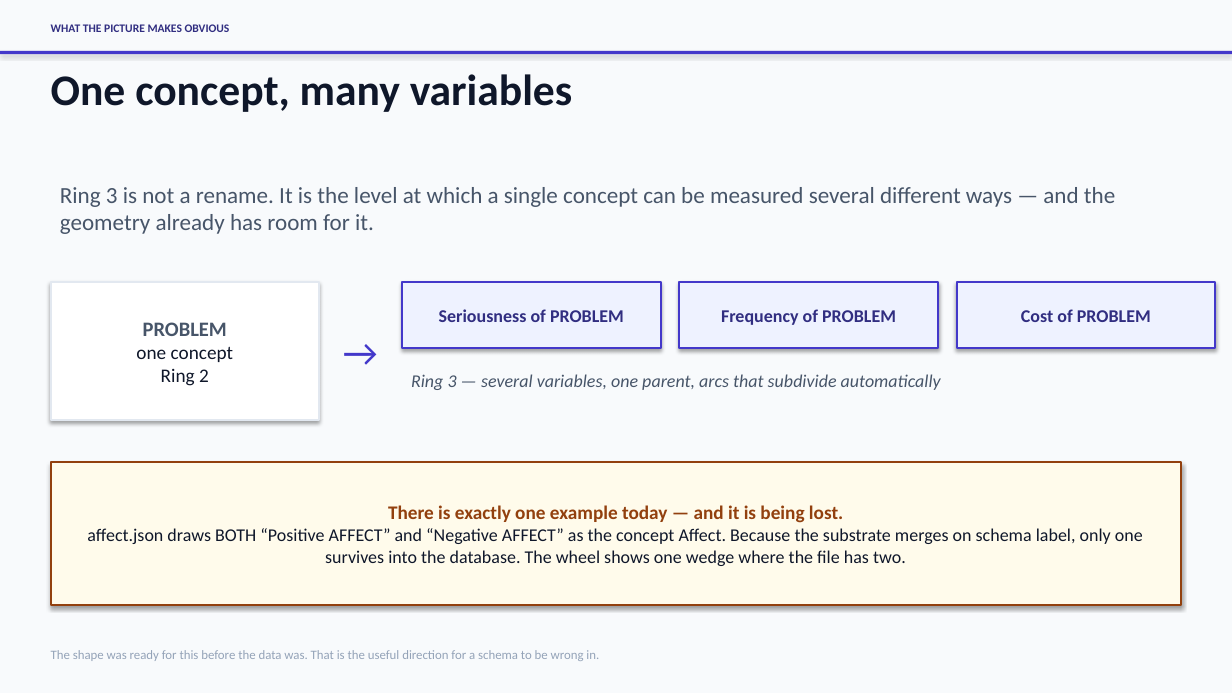
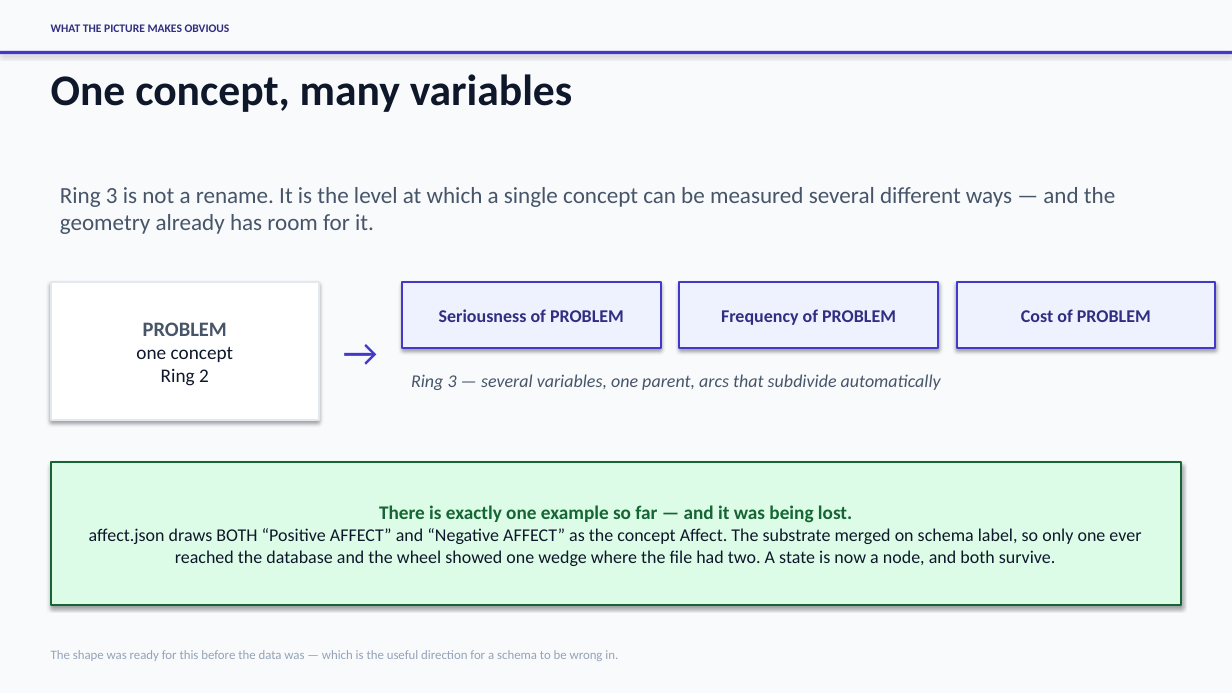
Before and after one commit to marpie1/rcn, a slide deck: slide 8 of tools/rcn-schema-sunburst-intro.pptx. Drawn at 1232x693 pixels with LibreOffice and Linux fonts; fonts in the diff are those of the drawing. Boxes give left, top, right and bottom in pixels: in the first picture for what was removed or moved away, otherwise in the second. Text is boxed around its words. In the diff, an @@ line names an element or a change of style, - is before the commit and + after.

```diff
--- a/tools/rcn-schema-sunburst-intro.pptx
+++ b/tools/rcn-schema-sunburst-intro.pptx
@@ rectangle "There is exactly one example ..." at bbox=[51, 462, 1181, 605]: fill #FFFBEB to #DCFCE7; outline #92400E 1.5 pt to #166534 1.5 pt @@
@@ text in rectangle at bbox=[89, 505, 1141, 566]: text changed @@
-There is exactly one example today — and it is being lost.
-affect.json draws BOTH “Positive AFFECT” and “Negative AFFECT” as the concept Affect. Because the substrate merges on schema label, only one survives into the database. The wheel shows one wedge where the file has two.
+There is exactly one example so far — and it was being lost.
+affect.json draws BOTH “Positive AFFECT” and “Negative AFFECT” as the concept Affect. The substrate merged on schema label, so only one ever reached the database and the wheel showed one wedge where the file had two. A state is now a node, and both survive.
@@ text at bbox=[51, 650, 618, 661]: text changed @@
-The shape was ready for this before the data was. That is the useful direction for a schema to be wrong in.
+The shape was ready for this before the data was — which is the useful direction for a schema to be wrong in.
```
Also in this commit, not shown: 2 other slides changed, 1 other file.
